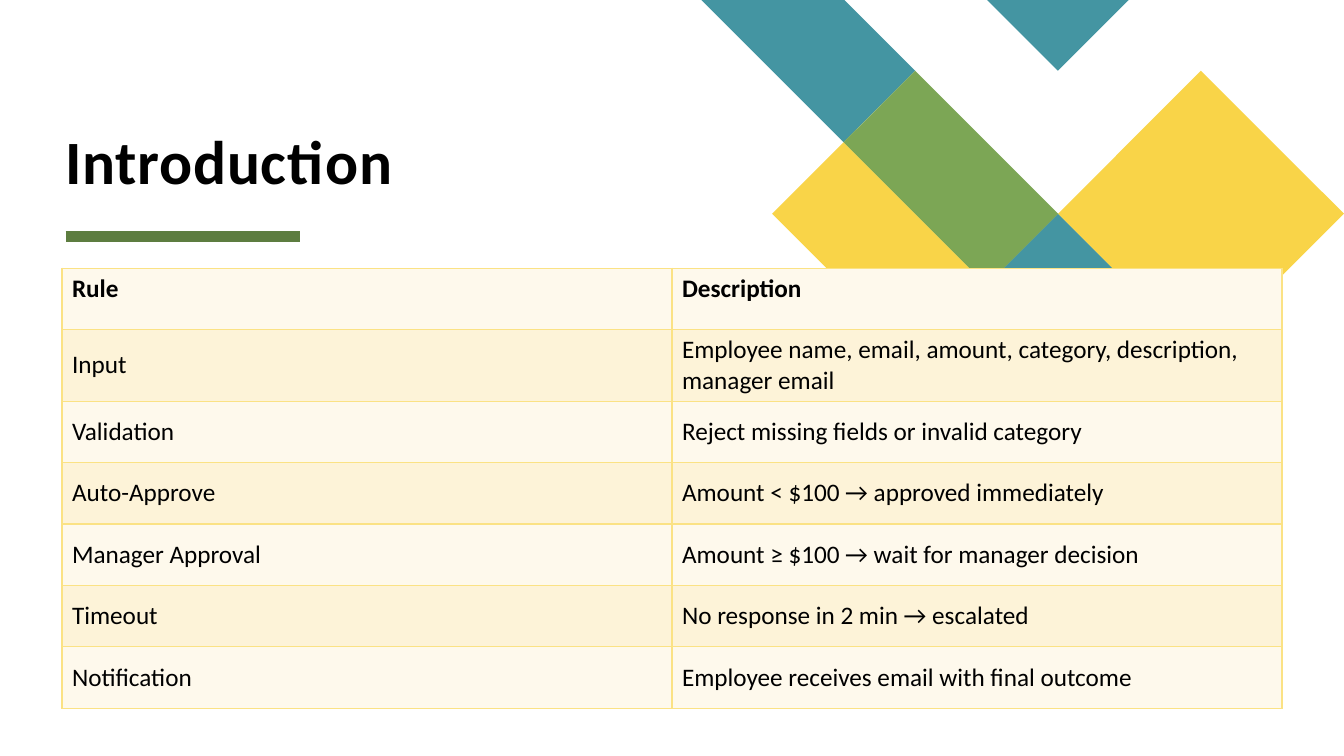
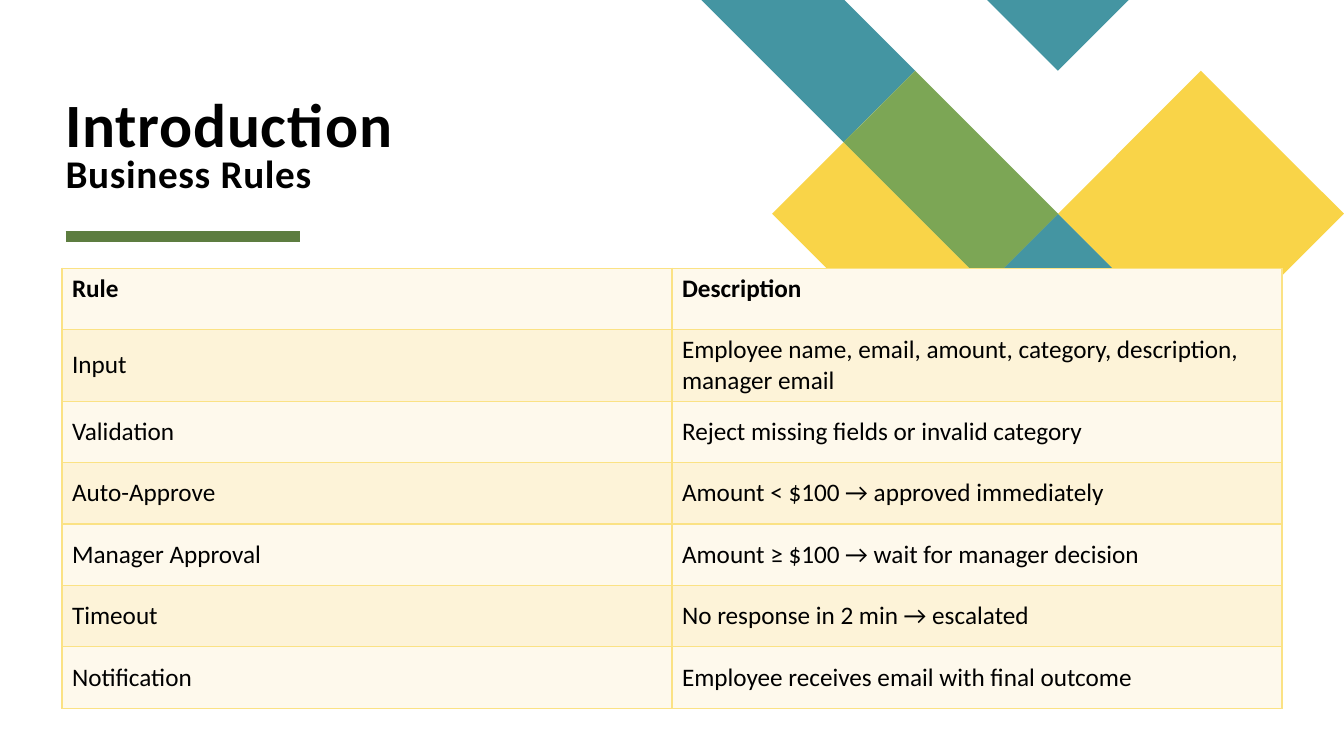
Before and after one commit to boud0217/CST8917-FINALPROJECT, a slide deck: slide 2 of presentation/slides.pptx. Drawn at 1344x756 pixels with LibreOffice and Linux fonts; fonts in the diff are those of the drawing. Boxes give left, top, right and bottom in pixels: in the first picture for what was removed or moved away, otherwise in the second. Text is boxed around its words. In the diff, an @@ line names an element or a change of style, - is before the commit and + after.

```diff
--- a/presentation/slides.pptx
+++ b/presentation/slides.pptx
@@ title at bbox=[66, 103, 393, 189]: text changed; size 44 to 28 pt @@
-Introduction
+Introduction
+Business Rules
```
Also in this commit, not shown: 2 other slides changed, 2 other files.
